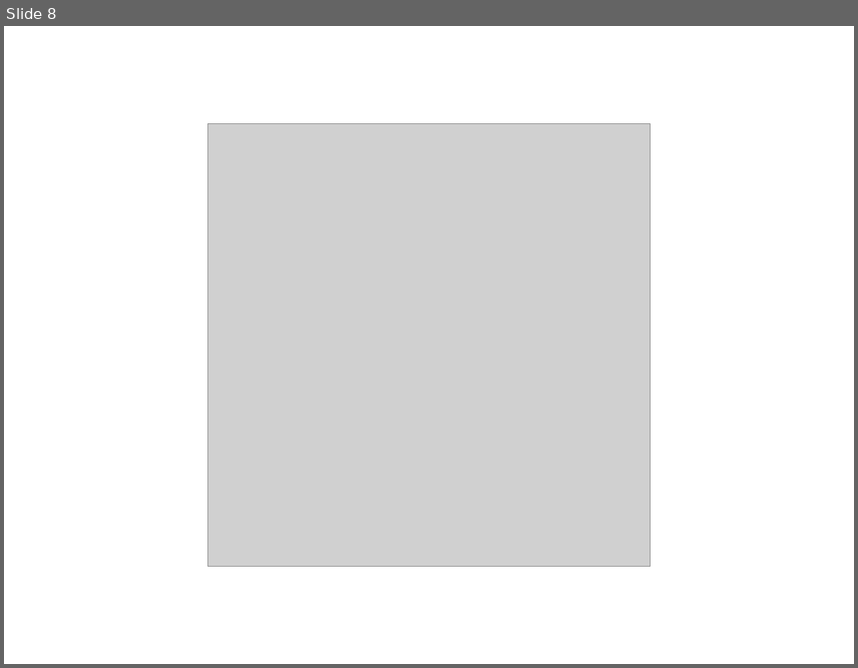
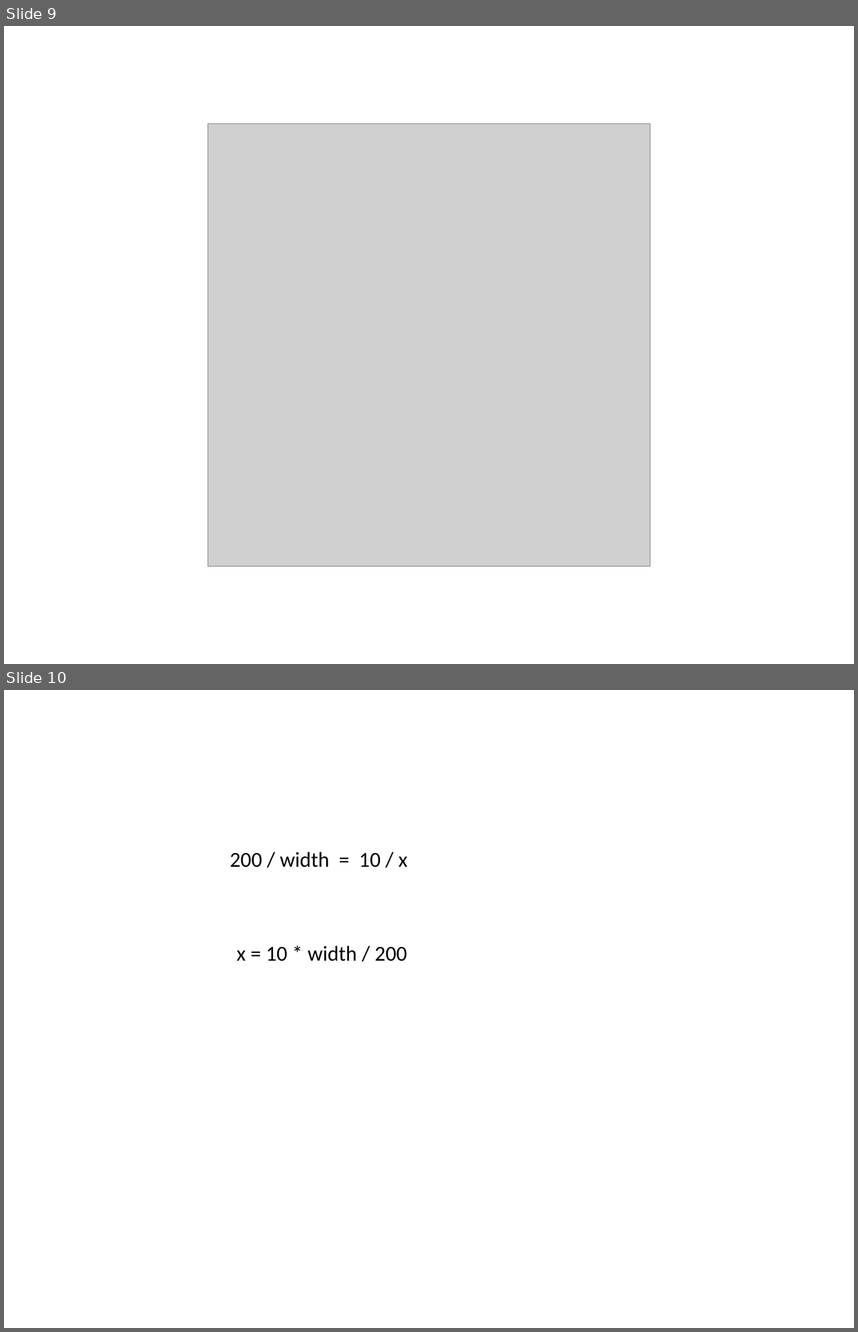
Before and after one commit to silvajs/lecturer, a slide deck: canvas-clock/doc/Canvas 时钟.pptx. Shown one above the other, each under a label of ours: slide 8 before the commit, slides 9 and 10 after it. The pictures are 858x668 and 858x1332 pixels, drawn with LibreOffice and Linux fonts; fonts in the diff are those of the drawing; grey boxes stand for pictures. Boxes give left, top, right and bottom in pixels: in the first picture for what was removed or moved away, otherwise in the second. Text is boxed around its words. In the diff, an @@ line names an element or a change of style, - is before the commit and + after.

```diff
--- a/canvas-clock/doc/Canvas 时钟.pptx
+++ b/canvas-clock/doc/Canvas 时钟.pptx
@@ slide 10 added at [4, 690, 854, 1328], background #FFFFFF @@
@@ text added at [230, 851, 408, 867], 18 pt, text #000000 @@
+200 / width = 10 / x
@@ text added at [237, 945, 407, 961], 18 pt, text #000000 @@
+x = 10 * width / 200
@@ what was slide 8 is now slide 9 @@
```
Also in this commit, not shown: 1 other file.
